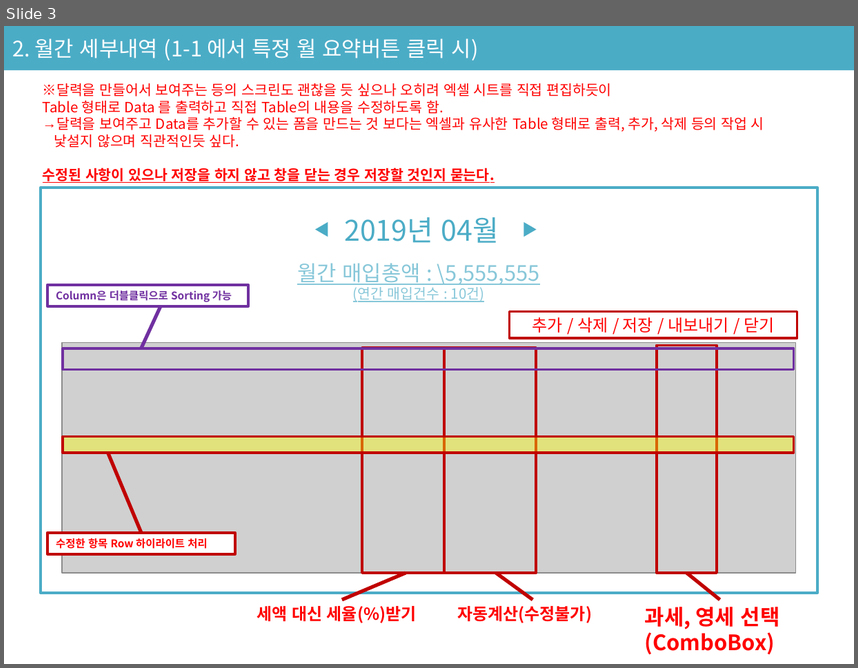
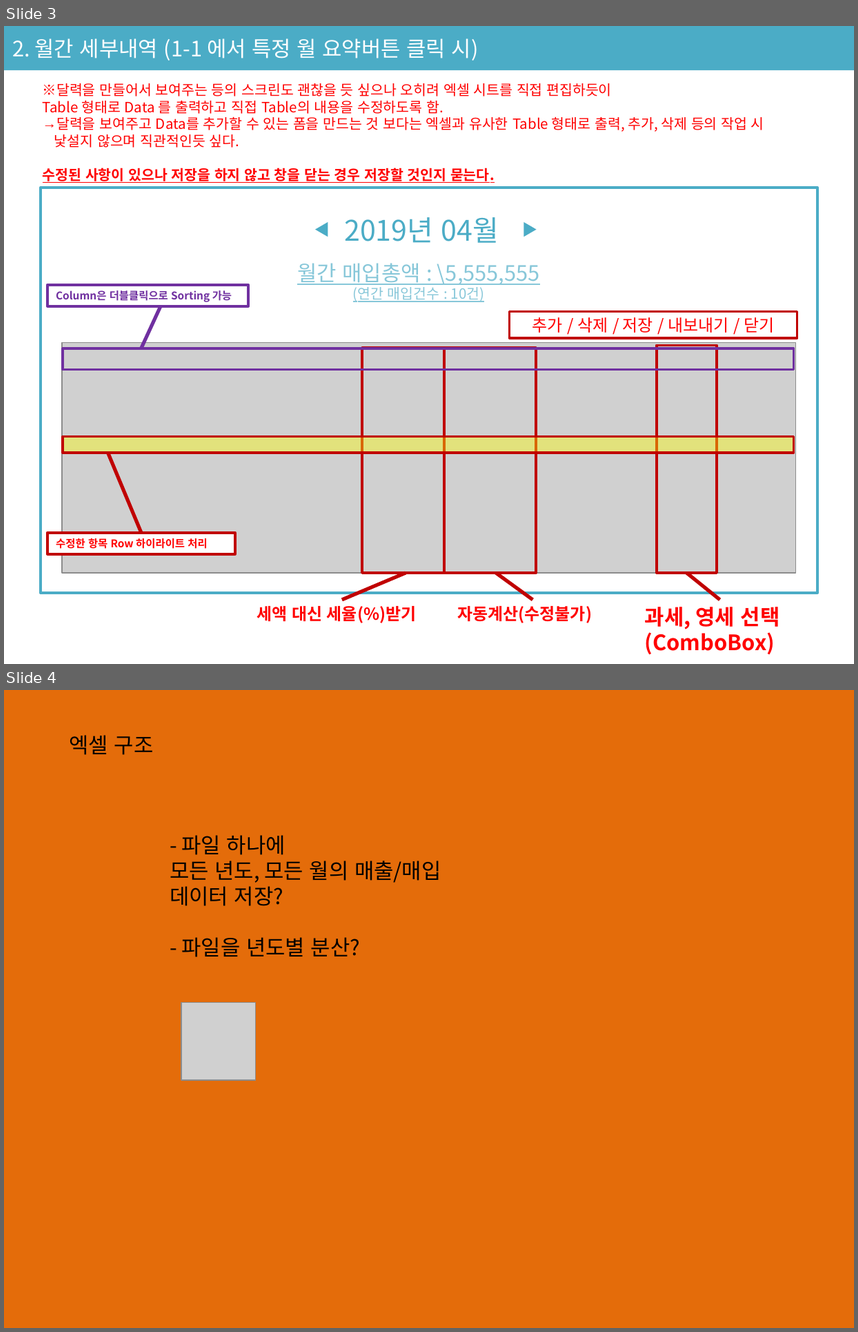
Before and after one commit to GyuCheol/konito_project, a slide deck: docs/매입_매출_design.pptx. Shown one above the other, each under a label of ours: slide 3 before the commit, slides 3 and 4 after it. The pictures are 858x668 and 858x1332 pixels, drawn with LibreOffice and Linux fonts; fonts in the diff are those of the drawing; grey boxes stand for pictures. Boxes give left, top, right and bottom in pixels: in the first picture for what was removed or moved away, otherwise in the second. Text is boxed around its words. In the diff, an @@ line names an element or a change of style, - is before the commit and + after.

```diff
--- a/docs/매입_매출_design.pptx
+++ b/docs/매입_매출_design.pptx
@@ slide 4 added at (4, 690, 854, 1328), background #E46C0A @@
@@ text added at (70, 735, 154, 755), 18 pt, text #000000 @@
+엑셀 구조
@@ text added at (170, 835, 441, 957), 18 pt, text #000000 @@
+- 파일 하나에
+모든 년도, 모든 월의 매출/매입 데이터 저장?
+- 파일을 년도별 분산?
@@ picture added at (181, 1002, 257, 1080) @@
```
Also in this commit, not shown: 15 other files.
